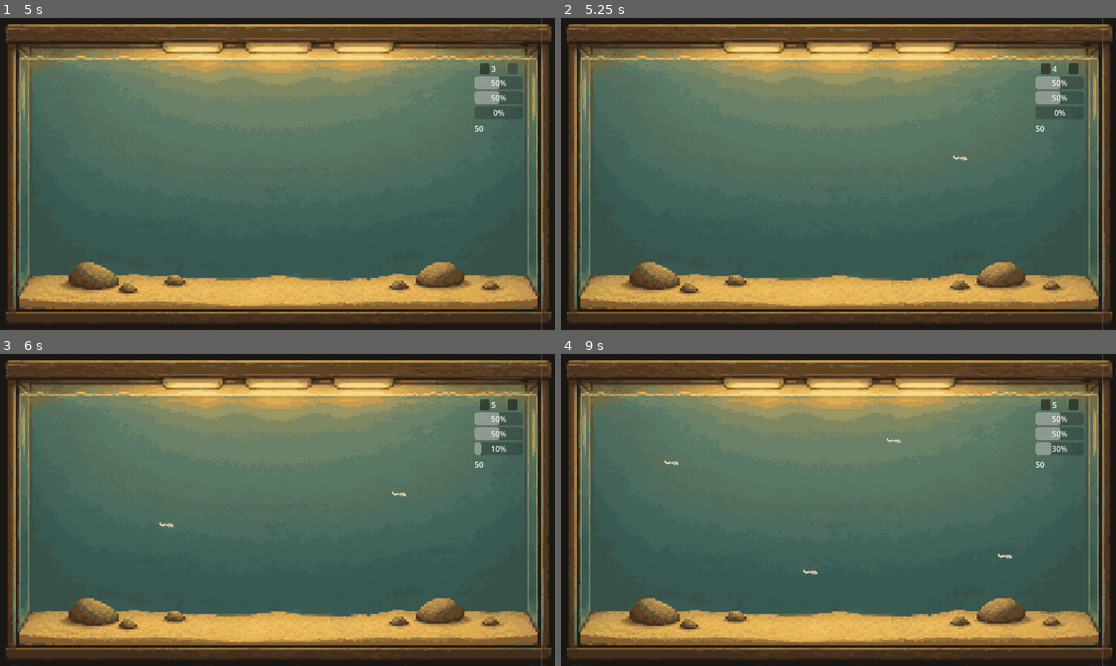
Above: before the commit, frames 1-4 (two rows, left to right).
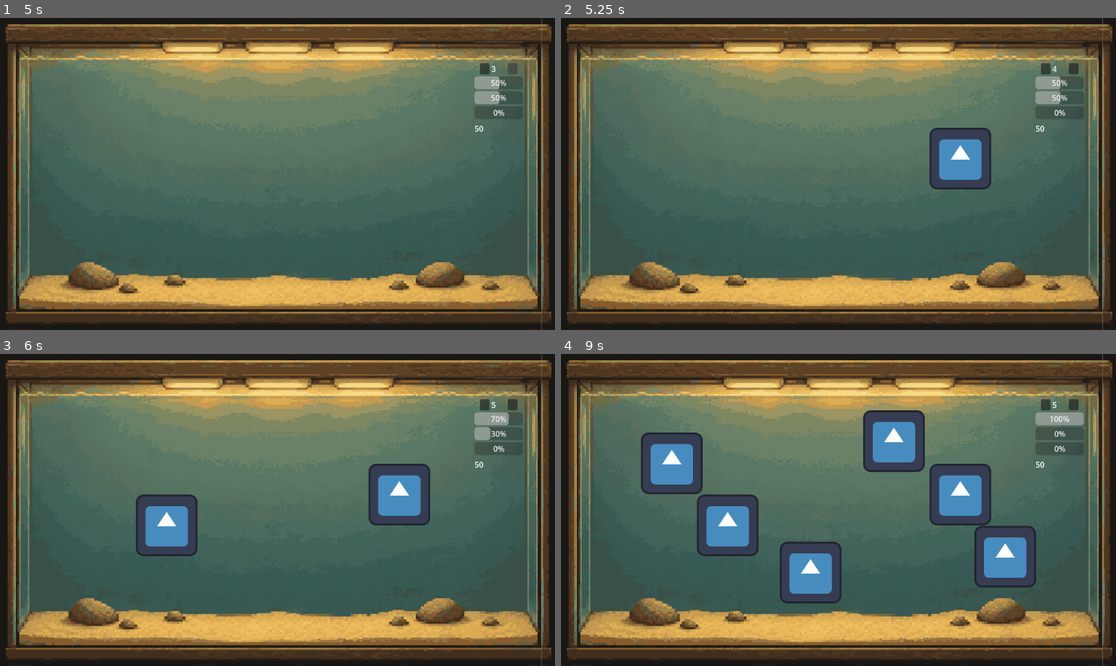
Above: after the commit, the same moments.

Repository: zechary28/ecoquarium
Game: Godot game, scene res://main.tscn
Two runs of this game, one before a commit and one after it. Both use one fixed random seed, a clock stepped at 60 frames per second and the inputs below. The engine's default icon, where the game draws it, is replaced by a stand-in: a white triangle on a blue panel in a dark square.
Inputs (mouse positions are in pixels of both pictures, inside the frame that each line leads up to):
- Up to frame 1 (5 s): click (482, 67) at 0.5 s; click (510, 67) at 1.25 s; click (482, 67) at 2 s; click (510, 67) at 2.75 s; click (482, 67) at 3.5 s; click (510, 67) at 4.25 s
- Up to frame 2 (5.25 s): tap Enter at 5 s; move the mouse to (960, 158) at 5.02 s; click (960, 158) at 5.17 s
- Up to frame 3 (6 s): tap Space at 5.75 s; move the mouse to (166, 525) at 5.77 s; click (166, 525) at 5.92 s
- Up to frame 4 (9 s): tap Enter at 6.5, 8 s; move the mouse to (894, 441) at 6.52 s; click (894, 441) at 6.67 s; tap Space at 7.25, 8.75 s; move the mouse to (810, 572) at 7.27 s; click (810, 572) at 7.42 s; move the mouse to (1005, 556) at 8.02 s; click (1005, 556) at 8.17 s; move the mouse to (672, 463) at 8.77 s; click (672, 463) at 8.92 s

Frame 1 is identical in both runs. In frame 2, 2.2% of the frame differs, in the area x 66-78%, y 35-56%; in frame 3, 4.6%; in frame 4, 14%, in the area x 14-95%, y 18-80%.

Commit message:
Check plants stat changes

Diff:
--- a/entities/plants/plant.gd
+++ b/entities/plants/plant.gd
@@ -1,14 +1,14 @@
 extends Node2D
 
+class_name Plant
+
 @export var species: PlantSpecies
-
-@onready var sprite: Sprite2D = $Sprite2D
 
 # Called when the node enters the scene tree for the first time.
 func _ready() -> void:
 	add_to_group("plants")
 	if species and species.sprite:
-		sprite.texture = species.sprite
+		$Sprite2D.texture = species.sprite
 
 func get_contribution(current_light: int, current_co2: float) -> Dictionary:
 	if species == null:
--- a/main.gd
+++ b/main.gd
@@ -27,12 +27,13 @@
 	#else:
 		#_drop_food(event.position)
 	if (event is InputEventMouseButton and event.pressed and event.button_index == MOUSE_BUTTON_LEFT):
-		_drop_food(event.position)
-		print("dropping food")
+		#_drop_food(event.position)
+		#print("dropping food")
+		_place_plant(event.position)
 	elif (event is InputEventMouseButton and event.pressed and event.button_index == MOUSE_BUTTON_RIGHT):
 		_place_fish(event.position)
 
-func _make_placeholder_species() -> FishSpecies:
+func _make_placeholder_fishspecies() -> FishSpecies:
 	var species := FishSpecies.new()
 	species.o2_consumption = 2
 	species.food_consumption = 1
@@ -40,15 +41,31 @@
 	species.aesthetic_value = 5
 	return species
 
+func _make_placeholder_plantspecies() -> PlantSpecies:
+	var species := PlantSpecies.new()
+	species.co2_consumption = 2
+	species.o2_production = 2
+	return species
+
 func _place_fish(pos: Vector2) -> void:
 	#if not Aquarium._updateMoney(pending_fish.cost):
 		#return
 	var fish := fish_scene.instantiate()
-	fish.species = _make_placeholder_species()
+	fish.species = _make_placeholder_fishspecies()
 	#fish.species = pending_fish
 	fish.position = pos
 	$EntityContainer.add_child(fish)
-	pending_fish = null
+	#pending_fish = null
+
+func _place_plant(pos: Vector2) -> void:
+	#if not Aquarium._updateMoney(pending_fish.cost):
+		#return
+	var plant := plant_scene.instantiate()
+	plant.species = _make_placeholder_plantspecies()
+	#fish.species = pending_fish
+	plant.position = pos
+	$EntityContainer.add_child(plant)
+	#pending_fish = null
 
 func _drop_food(pos: Vector2) -> void:
 	Aquarium._updateFood(5.0)
